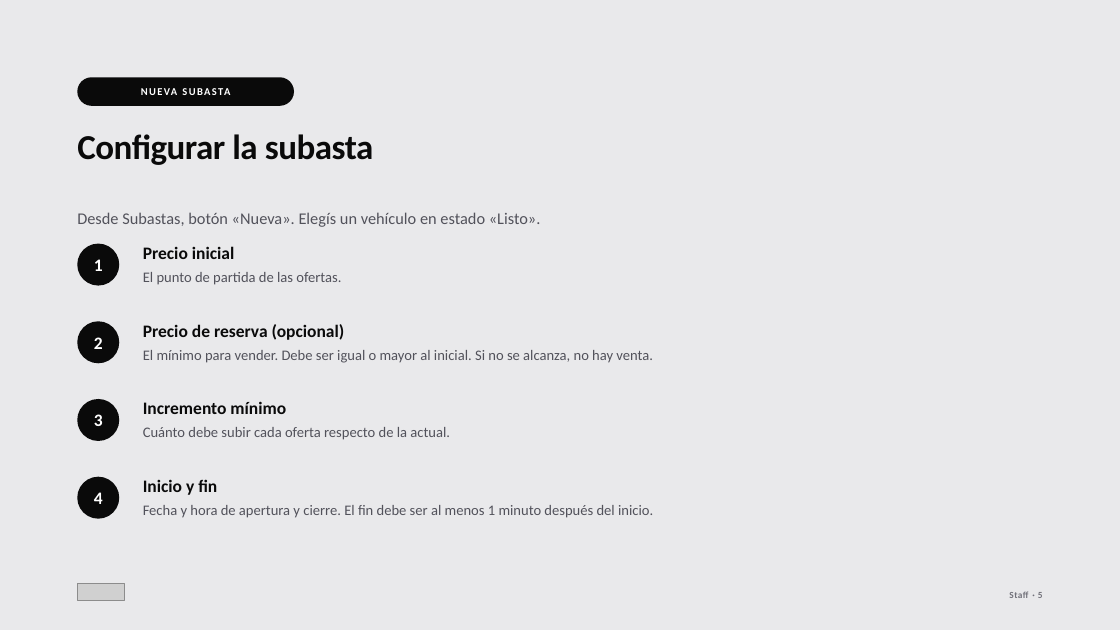
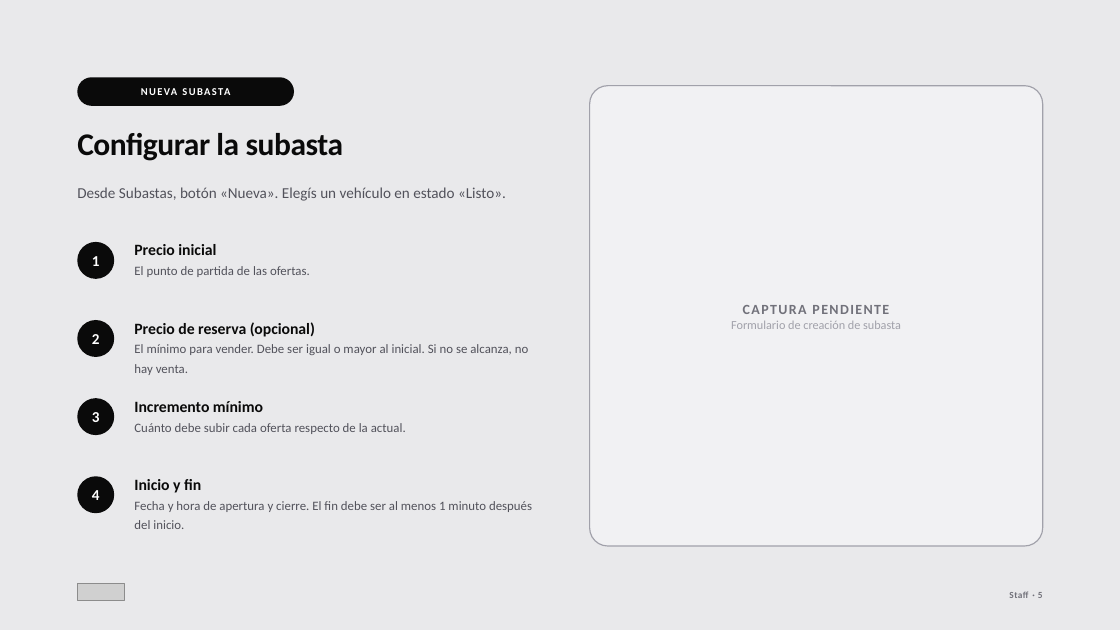
Before and after one commit to croman-coder/RenewSubastas, a slide deck: slide 8 of docs/onboarding/pptx/03-staff.pptx. Drawn at 1120x630 pixels with LibreOffice and Linux fonts; fonts in the diff are those of the drawing; grey boxes stand for pictures. Boxes give left, top, right and bottom in pixels: in the first picture for what was removed or moved away, otherwise in the second. Text is boxed around its words. In the diff, an @@ line names an element or a change of style, - is before the commit and + after.

```diff
--- a/docs/onboarding/pptx/03-staff.pptx
+++ b/docs/onboarding/pptx/03-staff.pptx
@@ rounded rectangle added at [590, 86, 1043, 546], fill #F1F1F3, outline #A1A1AA 1 pt, 10.5 pt, text #A1A1AA @@
+CAPTURA PENDIENTE
+Formulario de creación de subasta
@@ text "Configurar la subasta" at [77, 133, 344, 161]: size 30 to 27 pt @@
@@ text "Desde Subastas, botón «Nueva». Elegís ...": place and size @@
-text "Desde Subastas, botón «Nueva». Elegís ..." at [77, 212, 541, 227]
+text "Desde Subastas, botón «Nueva». Elegís ..." at [77, 187, 506, 201]
@@ text "Desde Subastas, botón «Nueva». Elegís ..." at [77, 187, 506, 201]: size 14 to 13 pt; line spacing 1.35 to 1.3 @@
@@ ellipse "1": place and size @@
-ellipse "1" at [77, 244, 119, 286]
+ellipse "1" at [77, 242, 114, 279]
@@ text "Precio inicial": place and size @@
-text "Precio inicial" at [143, 246, 341, 285]
+text "Precio inicial" at [134, 244, 310, 277]
@@ text "Precio inicial" at [134, 244, 310, 277]: size 15 to 13.5 pt in "Precio inicial"; size 12.5 to 11 pt in "El punto de partida de las ofertas."; line spacing 1.28 to 1.25 @@
@@ size 15 to 13 pt in 4 elements at [77, 476, 114, 513], [77, 398, 114, 435], [77, 242, 114, 279], [77, 320, 114, 357] @@
@@ ellipse "2": place and size @@
-ellipse "2" at [77, 322, 119, 364]
+ellipse "2" at [77, 320, 114, 357]
@@ text "Precio de reserva (opcional)": place and size @@
-text "Precio de reserva (opcional)" at [143, 324, 653, 363]
+text "Precio de reserva (opcional)" at [134, 322, 528, 375]
@@ text "Precio de reserva (opcional)" at [134, 322, 528, 375]: size 15 to 13.5 pt in "Precio de reserva (opcional)"; size 12.5 to 11 pt in "El mínimo para vender. Debe ser igual ..."; line spacing 1.28 to 1.25 @@
@@ ellipse "3": place and size @@
-ellipse "3" at [77, 399, 119, 441]
+ellipse "3" at [77, 398, 114, 435]
@@ text "Incremento mínimo": place and size @@
-text "Incremento mínimo" at [143, 401, 450, 440]
+text "Incremento mínimo" at [134, 401, 406, 434]
@@ text "Incremento mínimo" at [134, 401, 406, 434]: size 15 to 13.5 pt in "Incremento mínimo"; size 12.5 to 11 pt in "Cuánto debe subir cada oferta respecto de ..."; line spacing 1.28 to 1.25 @@
@@ ellipse "4": place and size @@
-ellipse "4" at [77, 476, 119, 518]
+ellipse "4" at [77, 476, 114, 513]
@@ text "Inicio y fin": place and size @@
-text "Inicio y fin" at [143, 479, 653, 518]
+text "Inicio y fin" at [134, 479, 532, 529]
@@ text "Inicio y fin" at [134, 479, 532, 529]: size 15 to 13.5 pt in "Inicio y fin"; size 12.5 to 11 pt in "Fecha y hora de apertura y cierre. ..."; line spacing 1.28 to 1.25 @@
```
Also in this commit, not shown: 2 other slides changed, 16 other files.
